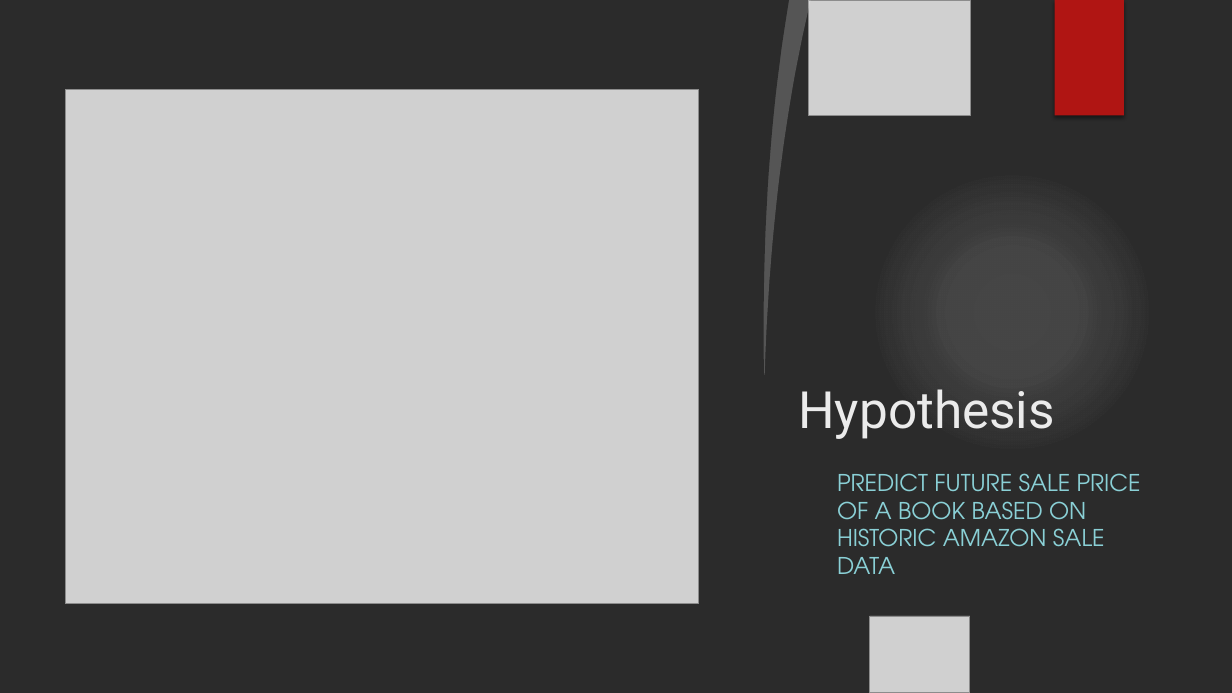
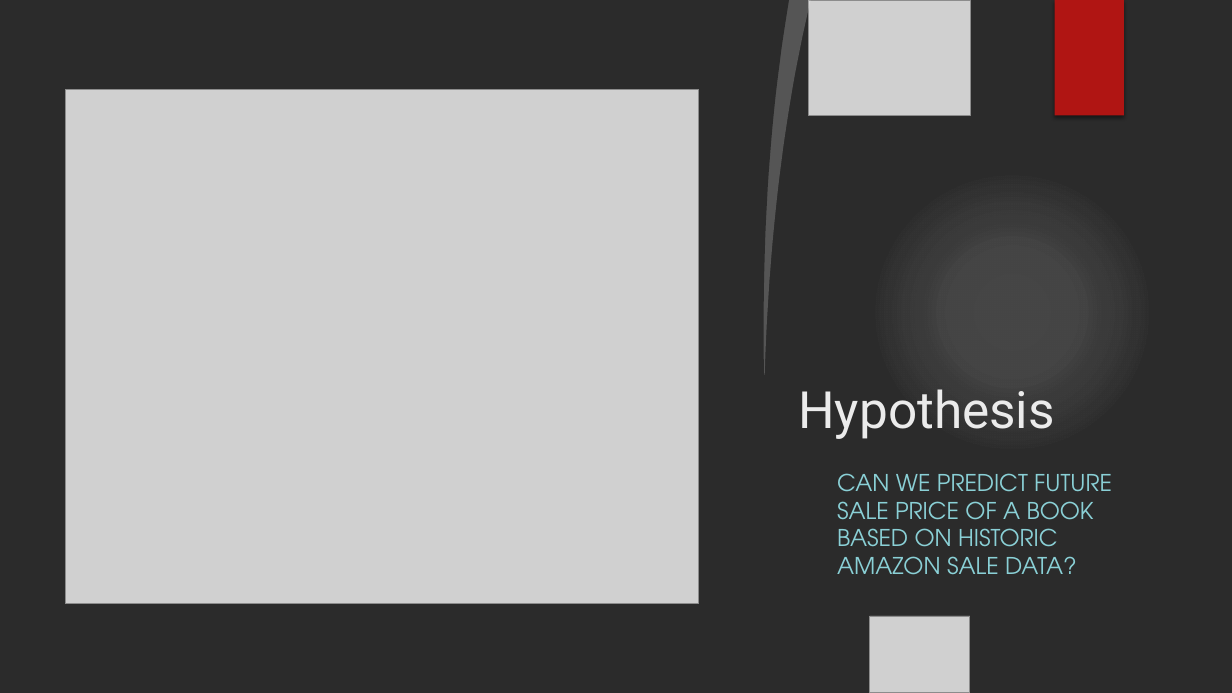
Before and after one commit to georgetown-analytics/Booksville, a slide deck: slide 5 of presentation/Booksville Presentation.pptx. Drawn at 1232x693 pixels with LibreOffice and Linux fonts; fonts in the diff are those of the drawing; grey boxes stand for pictures; background and template pictures are left out; a plain dark background stands for a picture behind light text. Boxes give left, top, right and bottom in pixels: in the first picture for what was removed or moved away, otherwise in the second. Text is boxed around its words. In the diff, an @@ line names an element or a change of style, - is before the commit and + after.

Commit message:
update ppt final

```diff
--- a/presentation/Booksville Presentation.pptx
+++ b/presentation/Booksville Presentation.pptx
@@ text at (x1=837, y1=473, x2=1112, y2=575): text changed @@
-PREDICT FUTURE SALE PRICE OF A BOOK BASED ON HISTORIC AMAZON SALE DATA
+CAN WE PREDICT FUTURE SALE PRICE OF A BOOK BASED ON HISTORIC AMAZON SALE DATA?
```
